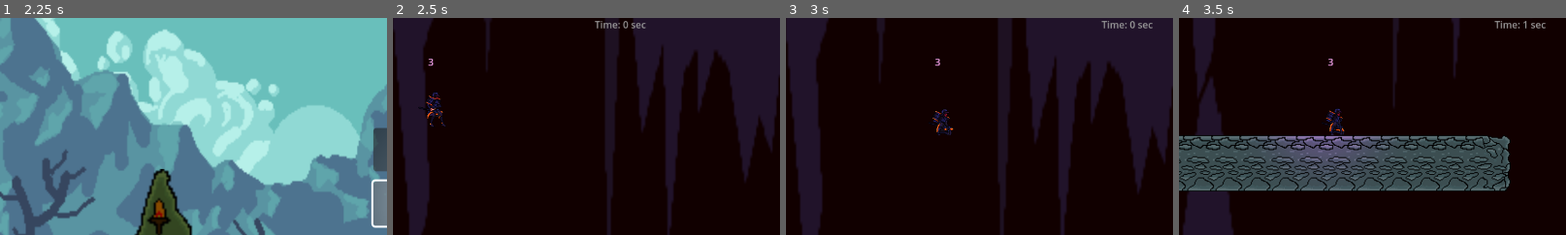
Above: before the commit, frames 1-4 (left to right).
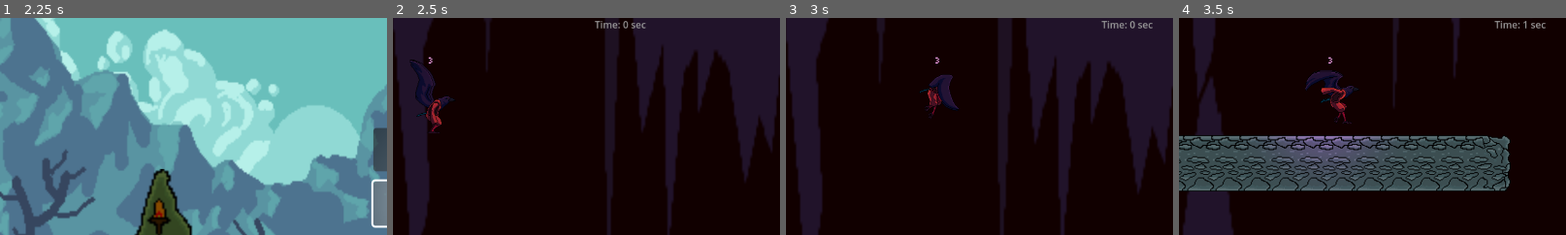
Above: after the commit, the same moments.

Repository: Neolanco/samurai-game
Game: Godot game, scene res://titlescreen.tscn
The game is run twice, just before and just after one commit, with the same random seed, the same clock (stepped at 60 frames per second) and the same inputs.
Inputs:
- Up to frame 1 (2.25 s): click "Start Game!" at 0.5 s; click "Start Game!" at 1.25 s; tap Enter (ui_accept) at 2 s; hold Right (ui_right) from 2.03 s (still down); hold Space from 2.03 s (still down)
- Up to frame 2 (2.5 s): keep holding Right (ui_right); keep holding Space; tap Enter (ui_accept) at 2.27 s
- Up to frame 3 (3 s): release Right (ui_right) at 2.78 s; release Space at 2.78 s; hold W from 2.78 s (still down); tap Shift at 2.85 s
- Up to frame 4 (3.5 s): keep holding W; tap Enter (ui_accept) at 3.02 s
The pictures show only the part of the screen within x 0-50%, y 31-81%; the shares and areas given below are measured in that part.

Frame 1 is identical in both runs. In frame 2, 1.0% of the frame differs, in the area x 4-16%, y 17-54%; in frame 3, 1.1%; in frame 4, 1.3%, in the area x 32-47%, y 17-55%.

Commit message:
crow is back

Diff:
--- a/player_1.tscn
+++ b/player_1.tscn
@@ -7,40 +7,51 @@
 [ext_resource type="Texture2D" uid="uid://dskedmjfkvan7" path="res://sprites/crow_centred/idle1/4.PNG" id="4_t7aow"]
 [ext_resource type="Texture2D" uid="uid://p365qmkhwg0k" path="res://sprites/crow_centred/idle1/5.PNG" id="5_dr4bg"]
 [ext_resource type="Texture2D" uid="uid://dh8lw7no0072r" path="res://sprites/crow_centred/idle1/6.PNG" id="6_dh81b"]
-[ext_resource type="Texture2D" uid="uid://dg3s7s33b07j6" path="res://sprites/Samurai1/Samurai1_Movement/Samurai_1_walk_1.3.png" id="8_l8atr"]
-[ext_resource type="Texture2D" uid="uid://dfchup7kokyuq" path="res://sprites/Samurai1/Samurai1_Movement/Samurai_1_walk_1.4.png" id="9_0o3ne"]
-[ext_resource type="Texture2D" uid="uid://b1a1vc1k7laiv" path="res://sprites/Samurai1/Samurai1_Movement/Samurai_1_walk_1.5.png" id="10_sbg16"]
-[ext_resource type="Texture2D" uid="uid://b6nefgfxbb7yg" path="res://sprites/Samurai1/Samurai1_Movement/Samurai_1_walk_1.6.png" id="11_d1hxg"]
-[ext_resource type="Texture2D" uid="uid://cq4teh5m3ae1u" path="res://sprites/Samurai1/Samurai1_Movement/Samurai_1_walk_1.7.png" id="12_ixj7b"]
-[ext_resource type="Texture2D" uid="uid://bnnefabt2gvke" path="res://sprites/Samurai1/Samurai1_Movement/Samurai_1_walk_1.8.png" id="13_x3btq"]
-[ext_resource type="Texture2D" uid="uid://b2u5a21kue3le" path="res://sprites/Samurai1/Samurai1_Movement/Samurai_1_walk_1.9.png" id="14_3yoy8"]
-[ext_resource type="Texture2D" uid="uid://t2ppbuux6bth" path="res://sprites/Samurai1/Samurai1_Movement/Samurai_1_Dead_1.1.png" id="15_ssn40"]
-[ext_resource type="Texture2D" uid="uid://dl70mt3q77adl" path="res://sprites/Samurai1/Samurai1_Movement/Samurai_1_Dead_1.2.png" id="16_ymn76"]
-[ext_resource type="Texture2D" uid="uid://cntdg2oym50gu" path="res://sprites/Samurai1/Samurai1_Movement/Samurai_1_Dead_1.3.png" id="17_rrk5n"]
-[ext_resource type="Texture2D" uid="uid://88s5q7qi7c3b" path="res://sprites/Samurai1/Samurai1_Movement/Samurai_1_Dead_1.4.png" id="18_t4f21"]
-[ext_resource type="Texture2D" uid="uid://cyu8kyfjy0pl0" path="res://sprites/Samurai1/Samurai1_Movement/Samurai_1_Dead_1.5.png" id="19_uwbce"]
-[ext_resource type="Texture2D" uid="uid://c0uf3rljw7sqb" path="res://sprites/Samurai1/Samurai1_Movement/Samurai_1_Dead_1.6.png" id="20_23yyd"]
-[ext_resource type="Texture2D" uid="uid://ukud64c5h1xl" path="res://sprites/Samurai1/Samurai1_Movement/Samurai_1_jump_1.4.png" id="24_pl402"]
-[ext_resource type="Texture2D" uid="uid://1hvl6ffefn30" path="res://sprites/Samurai1/Samurai1_Movement/Samurai_1_jump_1.5.png" id="25_v0kdn"]
-[ext_resource type="Texture2D" uid="uid://cqtjwpdm0wdcn" path="res://sprites/Samurai1/Samurai1_Movement/Samurai_1_jump_1.6.png" id="26_cue47"]
-[ext_resource type="Texture2D" uid="uid://cuepthjerc3re" path="res://sprites/Samurai1/Samurai1_Movement/Samurai_1_jump_1.7.png" id="27_ioys4"]
-[ext_resource type="Texture2D" uid="uid://dotsui17apalt" path="res://sprites/Samurai1/Samurai1_Movement/Samurai_1_jump_1.8.png" id="28_dqoxr"]
-[ext_resource type="Texture2D" uid="uid://bet2g3383pd02" path="res://sprites/Samurai1/Samurai1_Movement/Samurai_1_jump_1.9.png" id="29_ps8tl"]
-[ext_resource type="Texture2D" uid="uid://but3qrxxxghbs" path="res://sprites/Samurai1/Samurai1_Movement/Samurai_1_run_1.1.png" id="30_njkv7"]
-[ext_resource type="Texture2D" uid="uid://bpqpmoyvdgsaa" path="res://sprites/Samurai1/Samurai1_Movement/Samurai_1_run_1.2.png" id="31_bdquh"]
-[ext_resource type="Texture2D" uid="uid://dfql17qaekmlm" path="res://sprites/Samurai1/Samurai1_Movement/Samurai_1_run_1.3.png" id="32_ytlcj"]
-[ext_resource type="Texture2D" uid="uid://dg2llf7gac11m" path="res://sprites/Samurai1/Samurai1_Movement/Samurai_1_run_1.4.png" id="33_t2jfj"]
-[ext_resource type="Texture2D" uid="uid://djdjcdag5wvd4" path="res://sprites/Samurai1/Samurai1_Movement/Samurai_1_run_1.5.png" id="34_u72bu"]
-[ext_resource type="Texture2D" uid="uid://b5bjfv1uo8y75" path="res://sprites/Samurai1/Samurai1_Movement/Samurai_1_run_1.6.png" id="35_rbooy"]
-[ext_resource type="Texture2D" uid="uid://da4av8820p5ea" path="res://sprites/Samurai1/Samurai1_Movement/Samurai_1_run_1.7.png" id="36_oaeyp"]
-[ext_resource type="Texture2D" uid="uid://becuwxt7lfvey" path="res://sprites/Samurai1/Samurai1_Movement/Samurai_1_run_1.8.png" id="37_wv4rw"]
-[ext_resource type="Texture2D" uid="uid://nn7h2qkb7ixc" path="res://sprites/Samurai1/Samurai1_Movement/Samurai_1_idle_1.1.png" id="39_jhwaa"]
-[ext_resource type="Texture2D" uid="uid://dys7utjwf56gy" path="res://sprites/Samurai1/Samurai1_Movement/Samurai_1_idle_1.2.png" id="40_gumbg"]
-[ext_resource type="Texture2D" uid="uid://br123mx5m5yke" path="res://sprites/Samurai1/Samurai1_Movement/Samurai_1_idle_1.3.png" id="41_5uvcb"]
-[ext_resource type="Texture2D" uid="uid://b3or0q22ak8q4" path="res://sprites/Samurai1/Samurai1_Movement/Samurai_1_idle_1.4.png" id="42_g3qh7"]
-[ext_resource type="Texture2D" uid="uid://4wk63b6f2j6m" path="res://sprites/Samurai1/Samurai1_Movement/Samurai_1_idle_1.5.png" id="43_5askq"]
-[ext_resource type="Texture2D" uid="uid://brdubil8migrg" path="res://sprites/Samurai1/Samurai1_Movement/Samurai_1_idle_1.6.png" id="44_tow18"]
-[ext_resource type="Texture2D" uid="uid://do6tsyib24qeb" path="res://refrences/2D lighting tutorial/light.png" id="45_k6rje"]
+[ext_resource type="Texture2D" uid="uid://diw4l2nylk1sx" path="res://sprites/crow/Walk/1.PNG" id="8_3jcg7"]
+[ext_resource type="Texture2D" uid="uid://ub2paoq8yxy6" path="res://sprites/crow/Walk/2.PNG" id="9_8p2na"]
+[ext_resource type="Texture2D" uid="uid://vy4wo7uvos5h" path="res://sprites/crow/Walk/3.PNG" id="10_peagv"]
+[ext_resource type="Texture2D" uid="uid://coqlxnic4rk25" path="res://sprites/crow/Walk/4.PNG" id="11_qadly"]
+[ext_resource type="Texture2D" uid="uid://c60hwxmbvwqxc" path="res://sprites/crow/Walk/5.PNG" id="12_tc11b"]
+[ext_resource type="Texture2D" uid="uid://bxka0l3stw5yr" path="res://sprites/crow/Walk/6.PNG" id="13_q4hxp"]
+[ext_resource type="Texture2D" uid="uid://boaelhmtbdsy6" path="res://sprites/crow/Walk/7.PNG" id="14_rw8f0"]
+[ext_resource type="Texture2D" uid="uid://cv012npbaqmfs" path="res://sprites/crow/Walk/8.PNG" id="15_kgrla"]
+[ext_resource type="Texture2D" uid="uid://c25gul7vvahcx" path="res://sprites/crow_centred/dead/1.PNG" id="16_r811k"]
+[ext_resource type="Texture2D" uid="uid://dpbq4ei2h0plu" path="res://sprites/crow_centred/dead/2.PNG" id="17_2mk6v"]
+[ext_resource type="Texture2D" uid="uid://dtntsjwpasgef" path="res://sprites/crow_centred/dead/3.PNG" id="18_fqt7l"]
+[ext_resource type="Texture2D" uid="uid://dfqoiyo3x2hsr" path="res://sprites/crow_centred/dead/4.PNG" id="19_elkuk"]
+[ext_resource type="Texture2D" uid="uid://bewgqd3ma18pt" path="res://sprites/crow_centred/dead/5.PNG" id="20_1wle1"]
+[ext_resource type="Texture2D" uid="uid://dv0newikxgyk" path="res://sprites/crow_centred/dead/6.PNG" id="21_hambk"]
+[ext_resource type="Texture2D" uid="uid://3xjrhaicnusb" path="res://sprites/crow/Jump/1.PNG" id="22_i4ind"]
+[ext_resource type="Texture2D" uid="uid://cmxj2n320n480" path="res://sprites/crow/Jump/2.PNG" id="23_522j0"]
+[ext_resource type="Texture2D" uid="uid://yh4k2a4w3rdt" path="res://sprites/crow/Jump/3.PNG" id="24_dsd63"]
+[ext_resource type="Texture2D" uid="uid://ymciv3fcrind" path="res://sprites/crow/Jump/4.PNG" id="25_n36iy"]
+[ext_resource type="Texture2D" uid="uid://t1w6jr4m7iln" path="res://sprites/crow/Jump/5.PNG" id="26_3b1px"]
+[ext_resource type="Texture2D" uid="uid://dnlnuahsqkxyl" path="res://sprites/crow/Jump/6.PNG" id="27_n68we"]
+[ext_resource type="Texture2D" uid="uid://cwsgj8xcvv6nb" path="res://sprites/crow/Jump/7.PNG" id="28_6y0vf"]
+[ext_resource type="Texture2D" uid="uid://cf31nliai70s6" path="res://sprites/crow/Jump/8.PNG" id="29_s7xbk"]
+[ext_resource type="Texture2D" uid="uid://bleho1n1g3ipe" path="res://sprites/crow/Jump/9.PNG" id="30_b2omg"]
+[ext_resource type="Texture2D" uid="uid://oocufbrotqmf" path="res://sprites/crow/Jump/10.PNG" id="31_42a8t"]
+[ext_resource type="Texture2D" uid="uid://dp016wnuugk4l" path="res://sprites/crow/Jump/11.PNG" id="32_1gqrd"]
+[ext_resource type="Texture2D" uid="uid://bpx0lsdl8lk2b" path="res://sprites/crow/Jump/12.PNG" id="33_ngu0x"]
+[ext_resource type="Texture2D" uid="uid://bpiejsyakp1wc" path="res://sprites/crow/Jump/13.PNG" id="34_dcu2v"]
+[ext_resource type="Texture2D" uid="uid://dusurdcybvm2t" path="res://sprites/crow/Jump/14.PNG" id="35_3pl6y"]
+[ext_resource type="Texture2D" uid="uid://6n0qel11w5s7" path="res://sprites/crow/Jump/15.PNG" id="36_d3uks"]
+[ext_resource type="Texture2D" uid="uid://cmto4wxiyn736" path="res://sprites/crow/Run/1.PNG" id="37_j5lae"]
+[ext_resource type="Texture2D" uid="uid://c6crqx5655ioa" path="res://sprites/crow/Run/2.PNG" id="38_qjne6"]
+[ext_resource type="Texture2D" uid="uid://0ddxfhjpek5c" path="res://sprites/crow/Run/3.PNG" id="39_a8qn2"]
+[ext_resource type="Texture2D" uid="uid://h8d61t7qnt8m" path="res://sprites/Samurai1/Samurai1_Movement/Samurai_1_idle_1.1.png" id="39_jhwaa"]
+[ext_resource type="Texture2D" uid="uid://crclq43n8ka75" path="res://sprites/Samurai1/Samurai1_Movement/Samurai_1_idle_1.2.png" id="40_gumbg"]
+[ext_resource type="Texture2D" uid="uid://cb02xhhhjybk7" path="res://sprites/crow/Run/4.PNG" id="40_lx4mb"]
+[ext_resource type="Texture2D" uid="uid://bptot82qoq0pk" path="res://sprites/Samurai1/Samurai1_Movement/Samurai_1_idle_1.3.png" id="41_5uvcb"]
+[ext_resource type="Texture2D" uid="uid://cuqxbmf4ris5w" path="res://sprites/crow/Run/5.PNG" id="41_jklqw"]
+[ext_resource type="Texture2D" uid="uid://ckylspar063to" path="res://sprites/crow/Run/6.PNG" id="42_10stl"]
+[ext_resource type="Texture2D" uid="uid://dkpc6e6a2bhs4" path="res://sprites/Samurai1/Samurai1_Movement/Samurai_1_idle_1.4.png" id="42_g3qh7"]
+[ext_resource type="Texture2D" uid="uid://c2xs5tyaidjpu" path="res://sprites/Samurai1/Samurai1_Movement/Samurai_1_idle_1.5.png" id="43_5askq"]
+[ext_resource type="Texture2D" uid="uid://dpl5jb2m6ufo2" path="res://sprites/crow/Run/7.PNG" id="43_t73xk"]
+[ext_resource type="Texture2D" uid="uid://n10f8ajn01x7" path="res://sprites/crow/Run/8.PNG" id="44_iu4ra"]
+[ext_resource type="Texture2D" uid="uid://wlb5el8l53ph" path="res://sprites/Samurai1/Samurai1_Movement/Samurai_1_idle_1.6.png" id="44_tow18"]
+[ext_resource type="Texture2D" uid="uid://dot8eo665aeqq" path="res://refrences/2D lighting tutorial/light.png" id="45_k6rje"]
+[ext_resource type="Theme" uid="uid://l2kuag675c7k" path="res://general theme.tres" id="45_mqu68"]
 
 [sub_resource type="RectangleShape2D" id="RectangleShape2D_u1a71"]
 size = Vector2(45, 89)
@@ -75,25 +86,28 @@
 animations = [{
 "frames": [{
 "duration": 1.0,
-"texture": ExtResource("8_l8atr")
-}, {
-"duration": 1.0,
-"texture": ExtResource("9_0o3ne")
-}, {
-"duration": 1.0,
-"texture": ExtResource("10_sbg16")
-}, {
-"duration": 1.0,
-"texture": ExtResource("11_d1hxg")
-}, {
-"duration": 1.0,
-"texture": ExtResource("12_ixj7b")
-}, {
-"duration": 1.0,
-"texture": ExtResource("13_x3btq")
-}, {
-"duration": 1.0,
-"texture": ExtResource("14_3yoy8")
+"texture": ExtResource("8_3jcg7")
+}, {
+"duration": 1.0,
+"texture": ExtResource("9_8p2na")
+}, {
+"duration": 1.0,
+"texture": ExtResource("10_peagv")
+}, {
+"duration": 1.0,
+"texture": ExtResource("11_qadly")
+}, {
+"duration": 1.0,
+"texture": ExtResource("12_tc11b")
+}, {
+"duration": 1.0,
+"texture": ExtResource("13_q4hxp")
+}, {
+"duration": 1.0,
+"texture": ExtResource("14_rw8f0")
+}, {
+"duration": 1.0,
+"texture": ExtResource("15_kgrla")
 }],
 "loop": true,
 "name": &"default",
@@ -104,22 +118,22 @@
 animations = [{
 "frames": [{
 "duration": 1.0,
-"texture": ExtResource("15_ssn40")
-}, {
-"duration": 1.0,
-"texture": ExtResource("16_ymn76")
-}, {
-"duration": 1.0,
-"texture": ExtResource("17_rrk5n")
-}, {
-"duration": 1.0,
-"texture": ExtResource("18_t4f21")
-}, {
-"duration": 1.0,
-"texture": ExtResource("19_uwbce")
-}, {
-"duration": 1.0,
-"texture": ExtResource("20_23yyd")
+"texture": ExtResource("16_r811k")
+}, {
+"duration": 1.0,
+"texture": ExtResource("17_2mk6v")
+}, {
+"duration": 1.0,
+"texture": ExtResource("18_fqt7l")
+}, {
+"duration": 1.0,
+"texture": ExtResource("19_elkuk")
+}, {
+"duration": 1.0,
+"texture": ExtResource("20_1wle1")
+}, {
+"duration": 1.0,
+"texture": ExtResource("21_hambk")
 }],
 "loop": false,
 "name": &"default",
@@ -130,22 +144,49 @@
 animations = [{
 "frames": [{
 "duration": 1.0,
-"texture": ExtResource("24_pl402")
-}, {
-"duration": 1.0,
-"texture": ExtResource("25_v0kdn")
-}, {
-"duration": 1.0,
-"texture": ExtResource("26_cue47")
-}, {
-"duration": 1.0,
-"texture": ExtResource("27_ioys4")
-}, {
-"duration": 1.0,
-"texture": ExtResource("28_dqoxr")
-}, {
-"duration": 1.0,
-"texture": ExtResource("29_ps8tl")
+"texture": ExtResource("22_i4ind")
+}, {
+"duration": 1.0,
+"texture": ExtResource("23_522j0")
+}, {
+"duration": 1.0,
+"texture": ExtResource("24_dsd63")
+}, {
+"duration": 1.0,
+"texture": ExtResource("25_n36iy")
+}, {
+"duration": 1.0,
+"texture": ExtResource("26_3b1px")
+}, {
+"duration": 1.0,
+"texture": ExtResource("27_n68we")
+}, {
+"duration": 1.0,
+"texture": ExtResource("28_6y0vf")
+}, {
+"duration": 1.0,
+"texture": ExtResource("29_s7xbk")
+}, {
+"duration": 1.0,
+"texture": ExtResource("30_b2omg")
+}, {
+"duration": 1.0,
+"texture": ExtResource("31_42a8t")
+}, {
+"duration": 1.0,
+"texture": ExtResource("32_1gqrd")
+}, {
+"duration": 1.0,
+"texture": ExtResource("33_ngu0x")
+}, {
+"duration": 1.0,
+"texture": ExtResource("34_dcu2v")
+}, {
+"duration": 1.0,
+"texture": ExtResource("35_3pl6y")
+}, {
+"duration": 10.0,
+"texture": ExtResource("36_d3uks")
 }],
 "loop": false,
 "name": &"default",
@@ -156,28 +197,28 @@
 animations = [{
 "frames": [{
 "duration": 1.0,
-"texture": ExtResource("30_njkv7")
-}, {
-"duration": 1.0,
-"texture": ExtResource("31_bdquh")
-}, {
-"duration": 1.0,
-"texture": ExtResource("32_ytlcj")
-}, {
-"duration": 1.0,
-"texture": ExtResource("33_t2jfj")
-}, {
-"duration": 1.0,
-"texture": ExtResource("34_u72bu")
-}, {
-"duration": 1.0,
-"texture": ExtResource("35_rbooy")
-}, {
-"duration": 1.0,
-"texture": ExtResource("36_oaeyp")
-}, {
-"duration": 1.0,
-"texture": ExtResource("37_wv4rw")
+"texture": ExtResource("37_j5lae")
+}, {
+"duration": 1.0,
+"texture": ExtResource("38_qjne6")
+}, {
+"duration": 1.0,
+"texture": ExtResource("39_a8qn2")
+}, {
+"duration": 1.0,
+"texture": ExtResource("40_lx4mb")
+}, {
+"duration": 1.0,
+"texture": ExtResource("41_jklqw")
+}, {
+"duration": 1.0,
+"texture": ExtResource("42_10stl")
+}, {
+"duration": 1.0,
+"texture": ExtResource("43_t73xk")
+}, {
+"duration": 1.0,
+"texture": ExtResource("44_iu4ra")
 }],
 "loop": true,
 "name": &"default",
@@ -244,7 +285,7 @@
 
 [node name="Sprite_Run" type="AnimatedSprite2D" parent="."]
 visible = false
-position = Vector2(17.3333, -57.3333)
+position = Vector2(11.3333, 6.66667)
 sprite_frames = SubResource("SpriteFrames_co63i")
 frame_progress = 0.26668
 
@@ -253,6 +294,7 @@
 offset_top = -76.0
 offset_right = 36.6667
 offset_bottom = -53.0
+theme = ExtResource("45_mqu68")
 text = "Health"
 horizontal_alignment = 1
 
@@ -288,7 +330,6 @@
 position = Vector2(5.33333, -35.3333)
 scale = Vector2(1.23177, 1.23177)
 sprite_frames = SubResource("SpriteFrames_wntjj")
-frame = 5
 frame_progress = 1.0
 speed_scale = 0.2
 
Not shown: 1 places in player_1.tscn that only renumber resources
Not shown: 1 places in titlescreen.tscn that only renumber resources
